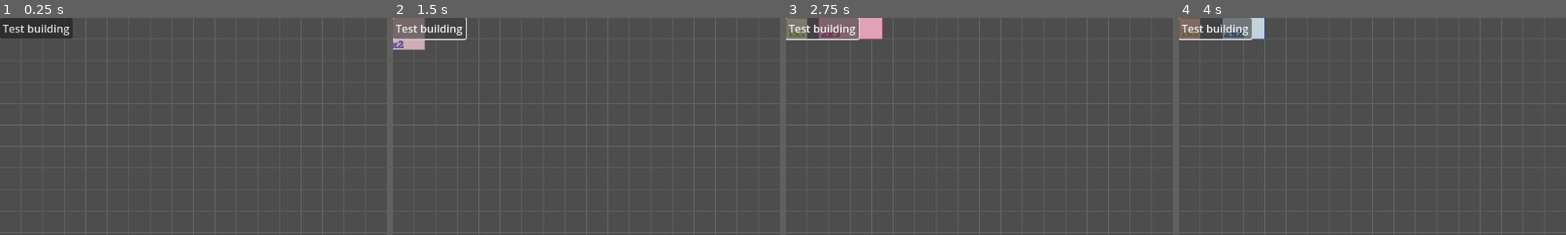
Above: before the commit, frames 1-4 (left to right).
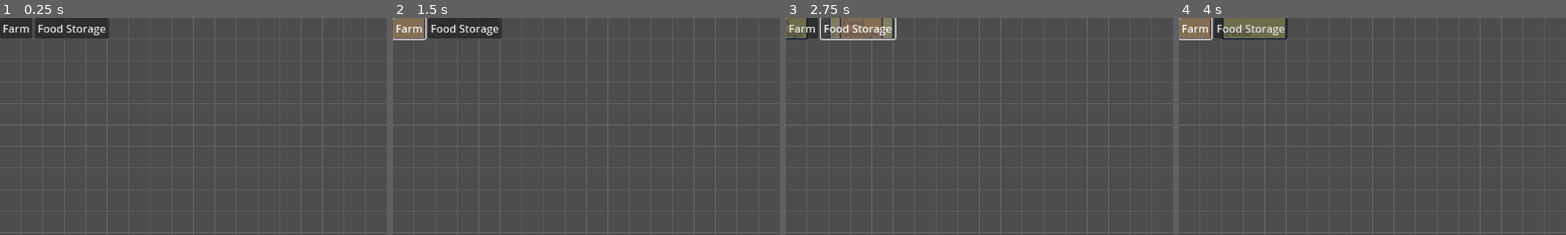
Above: after the commit, the same moments.

Repository: lacedon/western-town-sim
Game: Godot game, scene res://src/screens/game/game.tscn
Same seed, same stepped clock (60 frames per second), same inputs: the game is played once before the commit and once after it.
Inputs (mouse positions are % of the whole screen's width and height, from its top left):
- Up to frame 1 (0.25 s): no input
- Up to frame 2 (1.5 s): click (5, 2) at 0.5 s, where only the run before the commit has a clickable "Test building"; click (2, 2) at 1.25 s, where only the run after the commit has a clickable "Farm"
- Up to frame 3 (2.75 s): click (9, 2) at 2 s, where only the run after the commit has a clickable "Food Storage"
- Up to frame 4 (4 s): click (5, 2) at 2.75 s, where only the run before the commit has a clickable "Test building"; click (2, 2) at 3.5 s, where only the run after the commit has a clickable "Farm"
The pictures show only the part of the screen within x 0-50%, y 0-50%; the shares and areas given below are measured in that part.

The runs differ from the first frame. In frame 1, 1.2% of the frame differs, in the area x 0-29%, y 0-10%; in frame 2, 1.8%; in frame 3, 2.3%, in the area x 0-29%, y 0-11%; in frame 4, 2.1%.

Commit message:
Add base building functions

Diff:
--- /dev/null
+++ b/resources/resources/building-functions/food-farm.tres
@@ -0,0 +1,15 @@
+[gd_resource type="Resource" script_class="BuildingFunctionMiner" load_steps=5 format=3 uid="uid://byw3sne42y4dh"]
+
+[ext_resource type="Script" uid="uid://bdir30nq4d176" path="res://src/resource-definition/building-function/miner/miner-resource-definition.gd" id="1_upchf"]
+[ext_resource type="Resource" uid="uid://c250lub3odcso" path="res://resources/resources/town-resources/food.tres" id="2_3wrsy"]
+[ext_resource type="Script" uid="uid://oj4outpwpird" path="res://src/resource-definition/building-function/miner/miner.gd" id="2_upchf"]
+
+[sub_resource type="Resource" id="Resource_i3hq1"]
+script = ExtResource("1_upchf")
+resource = ExtResource("2_3wrsy")
+metadata/_custom_type_script = "uid://bdir30nq4d176"
+
+[resource]
+script = ExtResource("2_upchf")
+resources = Array[ExtResource("1_upchf")]([SubResource("Resource_i3hq1")])
+metadata/_custom_type_script = "uid://oj4outpwpird"
--- /dev/null
+++ b/resources/resources/building-functions/food-storage.tres
@@ -0,0 +1,17 @@
+[gd_resource type="Resource" script_class="BuildingFunctionStorage" load_steps=5 format=3 uid="uid://cdfprgm0qp4x6"]
+
+[ext_resource type="Script" uid="uid://dhsbh3t65qliu" path="res://src/resource-definition/building-function/storage/storage-resource-definition.gd" id="1_eqjcw"]
+[ext_resource type="Script" uid="uid://csidfvsw8sqd8" path="res://src/resource-definition/building-function/storage/storage.gd" id="2_2upxo"]
+[ext_resource type="Resource" uid="uid://c250lub3odcso" path="res://resources/resources/town-resources/food.tres" id="2_dj7q7"]
+
+[sub_resource type="Resource" id="Resource_soe13"]
+script = ExtResource("1_eqjcw")
+resource = ExtResource("2_dj7q7")
+maxCount = 75
+metadata/_custom_type_script = "uid://dhsbh3t65qliu"
+
+[resource]
+script = ExtResource("2_2upxo")
+resources = Array[ExtResource("1_eqjcw")]([SubResource("Resource_soe13")])
+name = "Storage:food"
+metadata/_custom_type_script = "uid://csidfvsw8sqd8"
--- /dev/null
+++ b/resources/resources/buildings/farm.tres
@@ -0,0 +1,14 @@
+[gd_resource type="Resource" script_class="RBuilding" load_steps=5 format=3 uid="uid://5ugpau5k357v"]
+
+[ext_resource type="Script" uid="uid://dpevskfowsdkc" path="res://src/resource-definition/building.gd" id="1_f5vc7"]
+[ext_resource type="Script" uid="uid://bul07m0x4lddb" path="res://src/resource-definition/building-function/building-function.gd" id="1_qsk0w"]
+[ext_resource type="Resource" uid="uid://byw3sne42y4dh" path="res://resources/resources/building-functions/food-farm.tres" id="2_0lkvr"]
+[ext_resource type="Texture2D" uid="uid://ch5jvwwxtkdba" path="res://resources/images/farm.png" id="2_f546y"]
+
+[resource]
+script = ExtResource("1_f5vc7")
+name = "Farm"
+size = Vector2i(3, 2)
+texture = ExtResource("2_f546y")
+functions = Array[ExtResource("1_qsk0w")]([ExtResource("2_0lkvr")])
+metadata/_custom_type_script = "uid://dpevskfowsdkc"
--- /dev/null
+++ b/resources/resources/buildings/food-storage.tres
@@ -0,0 +1,13 @@
+[gd_resource type="Resource" script_class="RBuilding" load_steps=5 format=3 uid="uid://c75b544krh5uk"]
+
+[ext_resource type="Script" uid="uid://bul07m0x4lddb" path="res://src/resource-definition/building-function/building-function.gd" id="1_esnbw"]
+[ext_resource type="Resource" uid="uid://cdfprgm0qp4x6" path="res://resources/resources/building-functions/food-storage.tres" id="2_51d4y"]
+[ext_resource type="Script" uid="uid://dpevskfowsdkc" path="res://src/resource-definition/building.gd" id="2_rvuly"]
+[ext_resource type="Texture2D" uid="uid://00s8u2ltd1nd" path="res://resources/images/food-storage.png" id="4_lqhlc"]
+
+[resource]
+script = ExtResource("2_rvuly")
+size = Vector2i(2, 2)
+texture = ExtResource("4_lqhlc")
+functions = Array[ExtResource("1_esnbw")]([ExtResource("2_51d4y")])
+metadata/_custom_type_script = "uid://dpevskfowsdkc"
--- /dev/null
+++ b/resources/resources/town-resources/food.tres
@@ -0,0 +1,9 @@
+[gd_resource type="Resource" script_class="TownResource" load_steps=2 format=3 uid="uid://c250lub3odcso"]
+
+[ext_resource type="Script" uid="uid://cetkss1stntvm" path="res://src/resource-definition/town-resource.gd" id="1_3q81w"]
+
+[resource]
+script = ExtResource("1_3q81w")
+name = "Food"
+shouldShowInUI = true
+metadata/_custom_type_script = "uid://cetkss1stntvm"
--- a/src/components/builder/builder.gd
+++ b/src/components/builder/builder.gd
@@ -1,10 +1,6 @@
 extends Node2D
 
 const eventConstants = preload("res://src/constants/events.gd")
-const testBuildingTexture11 = preload("res://resources/images/1x1.png")
-const testBuildingTexture22 = preload("res://resources/images/2x2.png")
-const testBuildingTexture23 = preload("res://resources/images/2x3.png")
-const testBuildingTexture33 = preload("res://resources/images/3x3.png")
 const BuildingScene = preload("res://src/components/building/building.tscn")
 const isOdd = preload("res://src/common/is-odd.gd")
 
@@ -15,14 +11,6 @@
 var _isBuildingStarted: bool = false
 var _isPlacingStarted: bool = false
 var _placingStartCoordinates: Vector2 = Vector2.ZERO
-
-var _buildingIndex: int = 0
-var _buildings: Array[RBuilding] = [
-  RBuilding.new("Test-1x1", Vector2(1, 1), testBuildingTexture11, RBuilding.BuildingMode.chaining),
-  RBuilding.new("Test-2x2", Vector2(2, 2), testBuildingTexture22),
-  RBuilding.new("Test-2x3", Vector2(3, 2), testBuildingTexture23),
-  RBuilding.new("Test-3x3", Vector2(3, 3), testBuildingTexture33),
-]
 
 func _ready() -> void:
   EventEmitter.addListener(eventConstants.START_BUILDING, startPlacingBuilding)
@@ -104,19 +92,17 @@
 func _updateBuildingColoring() -> void:
   buildingNode.updateColoring()
 
-func startPlacingBuilding() -> void:
-    _isBuildingStarted = true
+func startPlacingBuilding(building: RBuilding) -> void:
+  _isBuildingStarted = true
 
-    var building: RBuilding = _buildings[_buildingIndex]
-    buildingNode.setBuilding(building)
-    buildingNode.show()
+  buildingNode.setBuilding(building)
+  buildingNode.show()
 
 func stopPlacingBuilding() -> void:
   _isBuildingStarted = false
   _isPlacingStarted = false
   buildingNode.setBuilding(null)
   buildingNode.hide()
-  _buildingIndex = (_buildingIndex + 1) % _buildings.size()
 
 func placeBuilding(buildingPosition: Vector2 = Vector2.INF) -> BuildingNode:
   # TODO: Rewrite to use entity-pool
--- /dev/null
+++ b/src/resource-definition/building-function/building-function.gd
@@ -0,0 +1,7 @@
+extends Resource
+
+## Describes buildings functions
+class_name BuildingFunction
+
+@export var name: String
+@export_multiline var description: String
--- /dev/null
+++ b/src/resource-definition/building-function/miner/miner-resource-definition.gd
@@ -0,0 +1,10 @@
+extends Resource
+
+## Describe the resource to mine in the miner building
+class_name MinerResourceDefinition
+
+## The resource to describe
+@export var resource: TownResource
+@export_range(1, 100, 1, "or_greater") var minCountForExport: int = 1
+@export_range(-1, 100, 1, "or_greater") var maxCountForStore: int = 10
+@export_range(0., 10., 0.25, "or_greater") var resourcesPerTick: float = 0.25
--- /dev/null
+++ b/src/resource-definition/building-function/miner/miner.gd
@@ -0,0 +1,7 @@
+extends BuildingFunction
+
+class_name BuildingFunctionMiner
+
+@export var resources: Array[MinerResourceDefinition] = []
+@export var minWorkersToMine: int = 1
+@export var maxWorkersToMine: int = 5
--- /dev/null
+++ b/src/resource-definition/building-function/storage/storage-resource-definition.gd
@@ -0,0 +1,11 @@
+extends Resource
+
+## Describe the resource to store in the storage
+class_name StorageResourceDefinition
+
+## The resource to describe
+@export var resource: TownResource
+## Max number of the resources in the storage. -1 for no limit
+@export_range(-1, 100, 1, "or_greater") var maxCount: int = -1
+## Default number of resources in building on moment of placing
+@export_range(0, 100, 1, "or_greater") var defaultCount: int = 0
--- /dev/null
+++ b/src/resource-definition/building-function/storage/storage.gd
@@ -0,0 +1,5 @@
+extends BuildingFunction
+
+class_name BuildingFunctionStorage
+
+@export var resources: Array[StorageResourceDefinition] = []
--- a/src/resource-definition/building.gd
+++ b/src/resource-definition/building.gd
@@ -9,25 +9,29 @@
 }
 
 func _init(
-  _name: String,
-  _size: Vector2i,
-  _texture: Texture2D,
-  _buildingMode: BuildingMode = BuildingMode.normal
+  _name: String = self.name,
+  _size: Vector2i = self.size,
+  _texture: Texture2D = self.texture,
+  _buildingMode: BuildingMode = self.buildingMode,
+  _functions: Array[BuildingFunction] = self.functions,
 ):
-  name = _name
-  size = _size
-  texture = _texture
-  buildingMode = _buildingMode
+  self.name = _name
+  self.size = _size
+  self.texture = _texture
+  self.buildingMode = _buildingMode
+  self.functions = _functions
 
-@export var name: String = ":: Build ::"
+@export var name: String = ":: Building ::"
 @export var size: Vector2i = Vector2i.ONE
 @export var buildingMode: BuildingMode = BuildingMode.normal
 @export var texture: Texture2D
+@export var functions: Array[BuildingFunction] = []
 
 func clone() -> RBuilding:
   return RBuilding.new(
     self.name,
     self.size,
     self.texture.duplicate(),
-    self.buildingMode
+    self.buildingMode,
+    self.functions,
   )
--- /dev/null
+++ b/src/resource-definition/town-resource.gd
@@ -0,0 +1,6 @@
+extends Resource
+
+class_name TownResource
+
+@export var name: String
+@export var shouldShowInUI: bool
--- /dev/null
+++ b/src/types/town-resources.gd
@@ -0,0 +1,6 @@
+enum TownResource {
+  money,
+  gold,
+  wood,
+  food,
+}
--- a/src/ui/game/game.gd
+++ b/src/ui/game/game.gd
@@ -2,9 +2,10 @@
 
 const eventConstants = preload("res://src/constants/events.gd")
 
-signal start_building
+const buildingFarm = preload("res://resources/resources/buildings/farm.tres")
+const buildingFoodStorage = preload("res://resources/resources/buildings/food-storage.tres")
 
-@onready var testBuildingButton: Button = $TestBuildingButton
+signal start_building(name: RBuilding)
 
 func _ready() -> void:
   EventEmitter.addEmitter(eventConstants.START_BUILDING, self)
@@ -12,5 +13,8 @@
 func _exit_tree() -> void:
   EventEmitter.removeEmitter(eventConstants.START_BUILDING, self)
 
-func startBuilding():
-  self.emit_signal(start_building.get_name())
+func startBuildingFarm():
+  self.emit_signal(start_building.get_name(), buildingFarm)
+
+func startBuildingFoodStorage():
+  self.emit_signal(start_building.get_name(), buildingFoodStorage)
--- a/src/ui/game/game.tscn
+++ b/src/ui/game/game.tscn
@@ -11,10 +11,24 @@
 grow_vertical = 2
 script = ExtResource("1_2g8tl")
 
-[node name="TestBuildingButton" type="Button" parent="."]
+[node name="BoxContainer" type="BoxContainer" parent="."]
 layout_mode = 0
-offset_right = 8.0
-offset_bottom = 8.0
-text = "Test building"
+offset_right = 40.0
+offset_bottom = 40.0
 
-[connection signal="pressed" from="TestBuildingButton" to="." method="startBuilding"]
+[node name="VBoxContainer" type="VBoxContainer" parent="BoxContainer"]
+layout_mode = 2
+
+[node name="HBoxContainer" type="HBoxContainer" parent="BoxContainer/VBoxContainer"]
+layout_mode = 2
+
+[node name="BuildFarmButton" type="Button" parent="BoxContainer/VBoxContainer/HBoxContainer"]
+layout_mode = 2
+text = "Farm"
+
+[node name="BuildFoodStorageButton" type="Button" parent="BoxContainer/VBoxContainer/HBoxContainer"]
+layout_mode = 2
+text = "Food Storage"
+
+[connection signal="pressed" from="BoxContainer/VBoxContainer/HBoxContainer/BuildFarmButton" to="." method="startBuildingFarm"]
+[connection signal="pressed" from="BoxContainer/VBoxContainer/HBoxContainer/BuildFoodStorageButton" to="." method="startBuildingFoodStorage"]
Binary file added: resources/images/farm.png
Not shown, added: resources/images/farm.png.import
Binary file added: resources/images/food-storage.png
Not shown, added: resources/images/food-storage.png.import
Not shown, added: src/resource-definition/building-function/building-function.gd.uid
Not shown, added: src/resource-definition/building-function/miner/miner-resource-definition.gd.uid
Not shown, added: src/resource-definition/building-function/miner/miner.gd.uid
Not shown, added: src/resource-definition/building-function/storage/storage-resource-definition.gd.uid
Not shown, added: src/resource-definition/building-function/storage/storage.gd.uid
Not shown, added: src/resource-definition/town-resource.gd.uid
Not shown, added: src/types/town-resources.gd.uid
Not shown, added: resources/images/farm.psd
